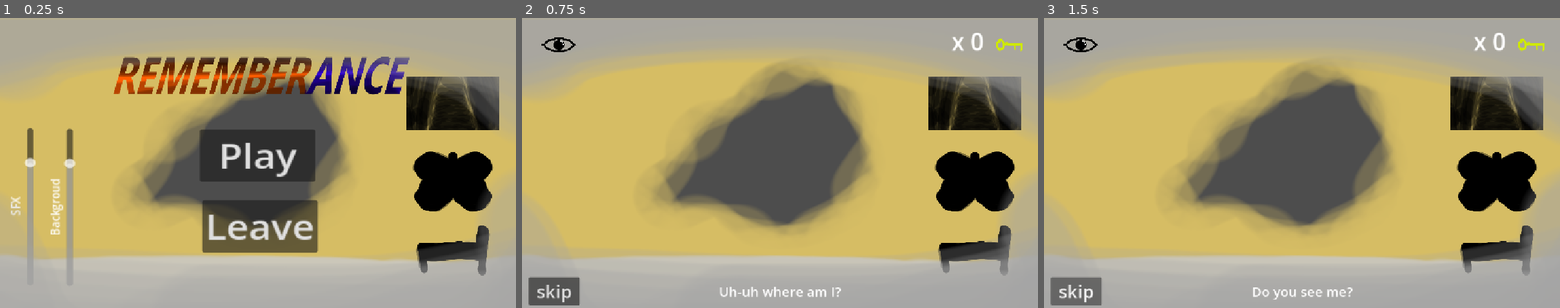
Above: before the commit, frames 1-3 (left to right).
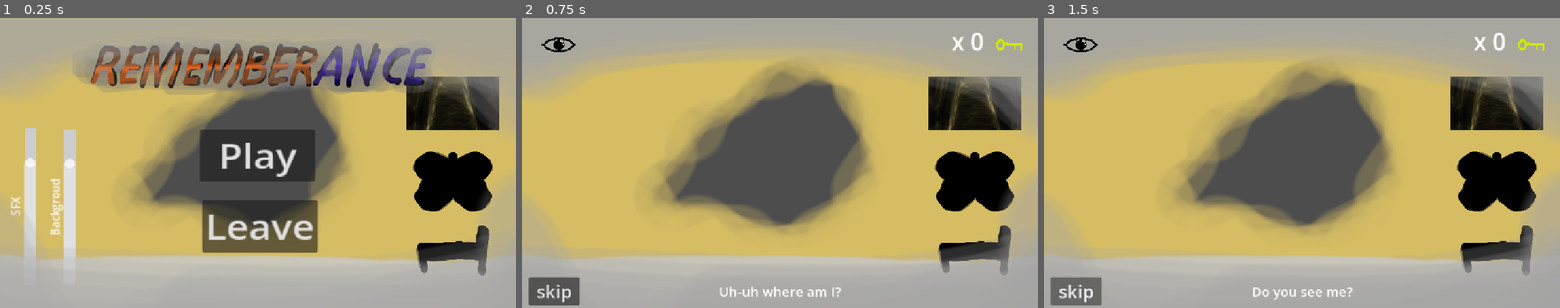
Above: after the commit, the same moments.

Repository: SteelyxEpic/Rememberance
Game: Godot game, scene res://living_room.tscn
The game is run twice, just before and just after one commit, with the same random seed, the same clock (stepped at 60 frames per second) and the same inputs. Sound files missing from this copy of the repository are replaced by a short silence.
Inputs:
- Up to frame 1 (0.25 s): no input
- Up to frame 2 (0.75 s): click "Play" at 0.5 s
- Up to frame 3 (1.5 s): click "skip" at 1.25 s

The runs differ from the first frame. In frame 1, 12% of the frame differs, in the area x 4-84%, y 8-93%; in frame 2, nothing differs; in frame 3, nothing differs.

Commit message:
Load keyword data and update game assets
Load keyword lists from texts.json during startup, refine the title screen and slider styling, and add updated texture and icon assets.

Diff:
--- a/global.gd
+++ b/global.gd
@@ -30,6 +30,7 @@
 @onready var dark: Sprite2D
 @onready var interact:Node2D
 @onready var texts:LineEdit
+var data
 
 func _ready() -> void:
 	var config = ConfigFile.new()
@@ -40,6 +41,12 @@
 	config.set_value("player", "bad", config.get_value("player", "bad", false))
 	config.set_value("player", "end", config.get_value("player", "end", false))
 	save_game_settings(config)
+	var file = FileAccess.open("res://texts.json", FileAccess.READ)
+	var json_text = file.get_as_text()
+	var json = JSON.new()
+	json.parse(json_text)
+	data = json.data
+
 
 func save_game_settings(file: ConfigFile):
 	var error = file.save(SAVE_PATH)
--- a/living_room.tscn
+++ b/living_room.tscn
@@ -1345,6 +1345,12 @@
 audio = ExtResource("176_t4diq")
 metadata/_custom_type_script = "uid://cpahbsfacxfqc"
 
+[sub_resource type="StyleBoxFlat" id="StyleBoxFlat_esejd"]
+border_width_right = 15
+
+[sub_resource type="StyleBoxFlat" id="StyleBoxFlat_g5b6u"]
+border_width_right = 15
+
 [sub_resource type="Resource" id="Resource_8dcqi"]
 script = ExtResource("14_5m0m6")
 caption = "Treasure chest?"
@@ -2525,8 +2531,8 @@
 [node name="mainscreen" type="Node2D" parent="Weirdroom/back" unique_id=1277596048]
 
 [node name="Titler" type="Sprite2D" parent="Weirdroom/back/mainscreen" unique_id=1386507503]
-position = Vector2(-2.3125, -129.50928)
-scale = Vector2(0.2983089, 0.41742703)
+position = Vector2(-4.046877, -143.31482)
+scale = Vector2(0.34326637, 0.41742703)
 texture = ExtResource("77_tf7f8")
 
 [node name="Button" type="Button" parent="Weirdroom/back/mainscreen" unique_id=1918884735]
@@ -2550,6 +2556,7 @@
 offset_top = -51.93519
 offset_right = -286.3594
 offset_bottom = 179.47226
+theme_override_styles/slider = SubResource("StyleBoxFlat_esejd")
 max_value = 1.0
 step = 0.01
 value = 1.0
@@ -2570,6 +2577,7 @@
 offset_top = -51.277782
 offset_right = -235.48439
 offset_bottom = 180.12965
+theme_override_styles/slider = SubResource("StyleBoxFlat_g5b6u")
 max_value = 1.0
 step = 0.01
 value = 1.0
--- /dev/null
+++ b/texts.json
@@ -0,0 +1,4 @@
+{
+	"ori": ["god", "gordy", "horcus", "mountain", "red"],
+	"secret": ["blue"]
+}
Binary file added: texture.png
Not shown, added: texture.png.import
Binary file changed: titler.png
Not shown, added: ver2/index.apple-touch-icon.png.import
Not shown, added: ver2/index.icon.png.import
Not shown, added: ver2/index.png.import
Not shown, changed: bed.png.kra
Not shown, removed: bed.png.kra-autosave.kra
Not shown, added: bed.png.kra~
Not shown, changed: rememberance.kra
Not shown, removed: rememberance.kra-autosave.kra
Not shown, changed: rememberance.kra~
(and 2 more such lines)
